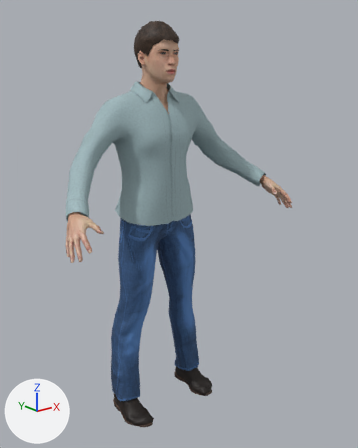
Before and after pictures for a commit that changed the glTF model public/real/rider_m.glb.
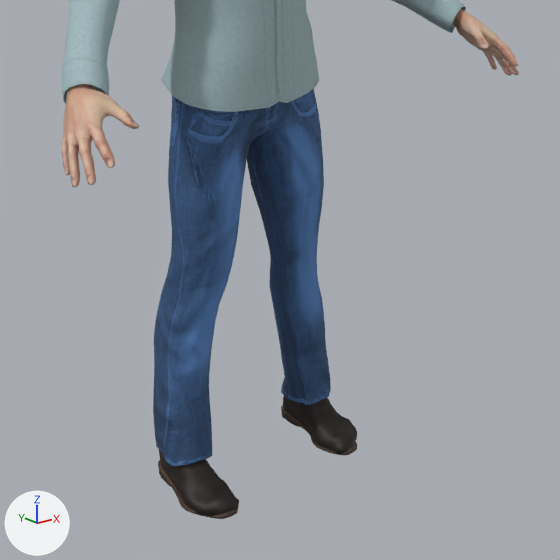
There are two pictures of each version: one whole from a 50 mm camera at (-1.396, -1.958, 1.726) aimed at (0.046, -0.156, 1.005), one close up on the part from 10% to 87% of the width and 38% to 100% of the height. Arrows for +X, +Y and +Z are at lower left; the lights stay in place. The last two pictures show the newer version. Vertices at exactly the same position are counted once.

Objects in the first close-up: 'Body', 'Cloth_boots', 'Cloth_jeans', 'Cloth_shirt'.
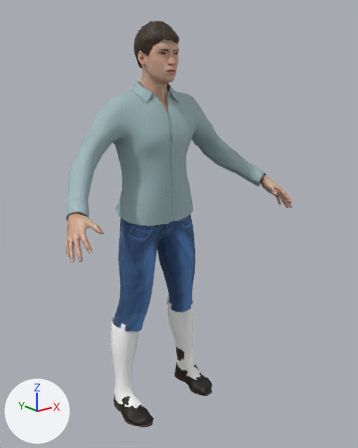
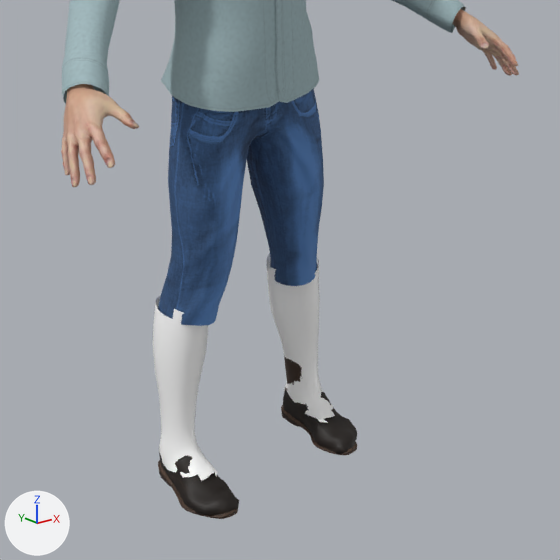
The edits, one by one:
Material 'Cloth_tallboots' (mat_cloth_tallboots) is new.
Its base color is (1.0, 1.0, 1.0) (white #ffffff).
Its roughness is 0.36.
me_base is used by ob_body; location (0.0, 0.0, 0.0).
me_base had 8016 vertices, 15777 faces and spanned x -0.63..0.63, y -0.41..0.06, z 0.18..1.91.
me_base now has 8584 vertices, 16799 faces and spans x -0.63..0.63, y -0.41..0.08, z 0.05..1.91.
me_base part 1: a new loose piece of 284 vertices spanning x -0.27..-0.1, y -0.15..0.08, z 0.05..0.51, in mat_cloth_tallboots (white #ffffff).
me_base part 2: a new loose piece of 284 vertices spanning x 0.1..0.27, y -0.15..0.08, z 0.05..0.51, in mat_cloth_tallboots (white #ffffff).
me_base gains material mat_cloth_tallboots (white #ffffff).
me_cloth_jeans is used by ob_cloth_jeans; location (0.0, 0.0, 0.0).
me_cloth_jeans had 886 vertices, 1712 faces and spanned x -0.267..0.273, y -0.142..0.111, z 0.071..1.134.
me_cloth_jeans now has 598 vertices, 1136 faces and spans x -0.242..0.242, y -0.142..0.111, z 0.457..1.134.
Part 3, on me_cloth_jeans:
144 vertices are removed from x 0.114..0.273, y -0.098..0.075, z 0.072..0.442.
288 faces are deleted.
Part 4, on me_cloth_jeans:
144 vertices are removed from x -0.267..-0.115, y -0.101..0.075, z 0.071..0.44.
288 faces are deleted.

Changed parts and their boxes (x1, y1, x2, y2) in the close-ups (560 x 560 px):
'Cloth_jeans', reshaped (7% narrower, 37% shorter)
    before: (153, 88, 331, 466)
    after: (158, 88, 324, 326)
'Body', reshaped
    before: (61, 9, 519, 187)
    after: (61, 9, 519, 481)
part 1 of me_base, added
    after: (152, 296, 217, 481)
part 2 of me_base, added
    after: (266, 253, 335, 423)
part 3 of me_cloth_jeans, deleted
    before: (270, 274, 331, 405)
part 4 of me_cloth_jeans, deleted
    before: (153, 310, 215, 466)
